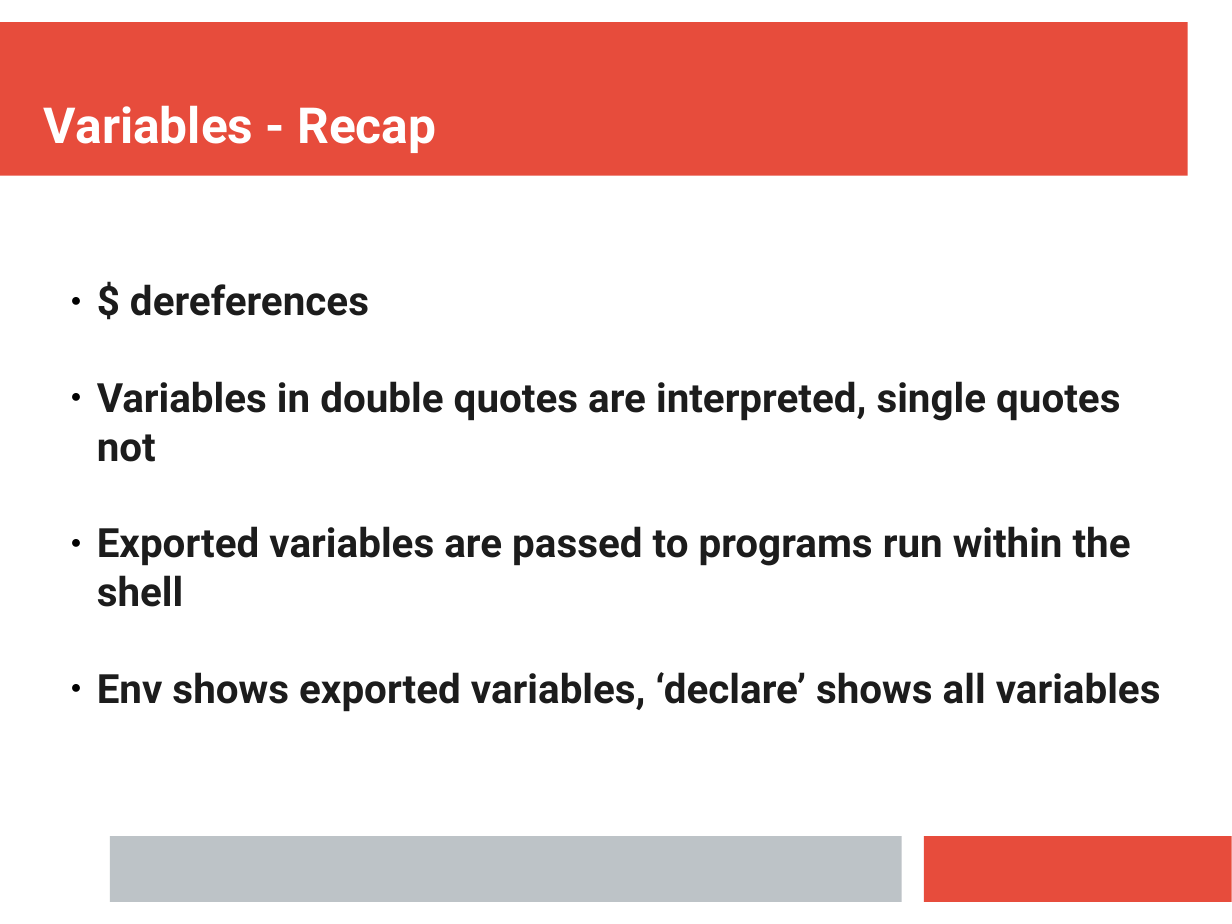
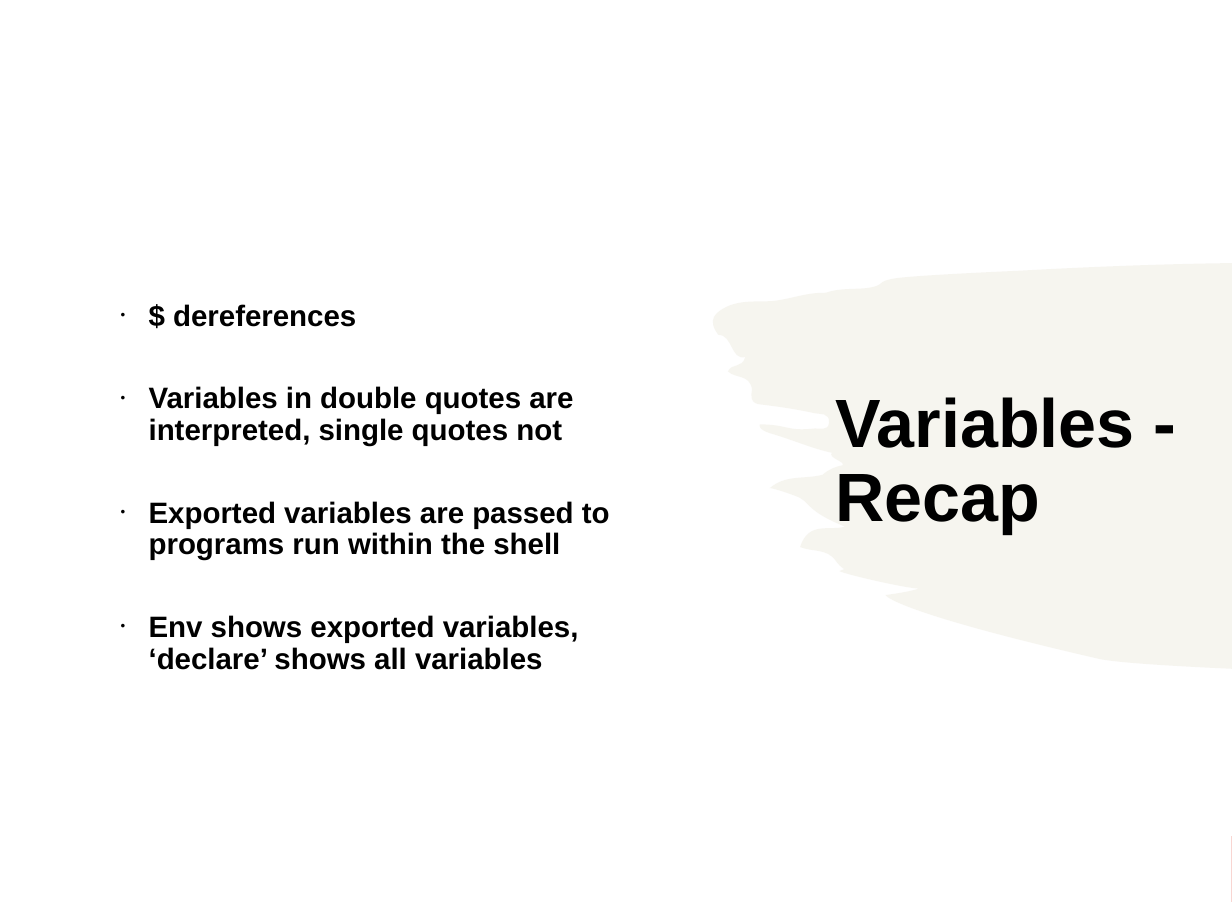
Before and after one commit to ianmiell/introduction-to-bash, a slide deck: slide 20 of slides/introduction_to_bash.pptx. Drawn at 1232x924 pixels with LibreOffice and Linux fonts; fonts in the diff are those of the drawing. Boxes give left, top, right and bottom in pixels: in the first picture for what was removed or moved away, otherwise in the second. Text is boxed around its words. In the diff, an @@ line names an element or a change of style, - is before the commit and + after.

```diff
--- a/slides/introduction_to_bash.pptx
+++ b/slides/introduction_to_bash.pptx
@@ rectangle added at (0, 0, 1232, 924), fill #FFFFFF @@
@@ text "$ dereferences": place and size @@
-text "$ dereferences" at (97, 284, 1161, 712)
+text "$ dereferences" at (149, 304, 610, 670)
@@ text "$ dereferences" at (149, 304, 610, 670): size 26 to 19 pt, font Roboto to Arial, text colour #1C1C1C to #000000; bullet ● to •; line spacing 1 to 0.9; more space between paragraphs; vertical alignment top to middle @@
@@ freeform shape added at (713, 264, 1232, 670), fill #EEECE1 at 50% opacity @@
@@ text "Variables - Recap": place and size @@
-text "Variables - Recap" at (44, 105, 436, 153)
+text "Variables - Recap" at (835, 397, 1135, 533)
@@ text "Variables - Recap" at (835, 397, 1135, 533): size 32 to 44 pt, font Roboto to Arial, text colour #FFFFFF to #000000; line spacing 1 to 0.9; more space between paragraphs; vertical alignment bottom to middle @@
@@ rectangle removed at (110, 836, 901, 902) @@
```
Also in this commit, not shown: 58 other slides changed, 2 slides added, 6 slides removed, 1 other file.
